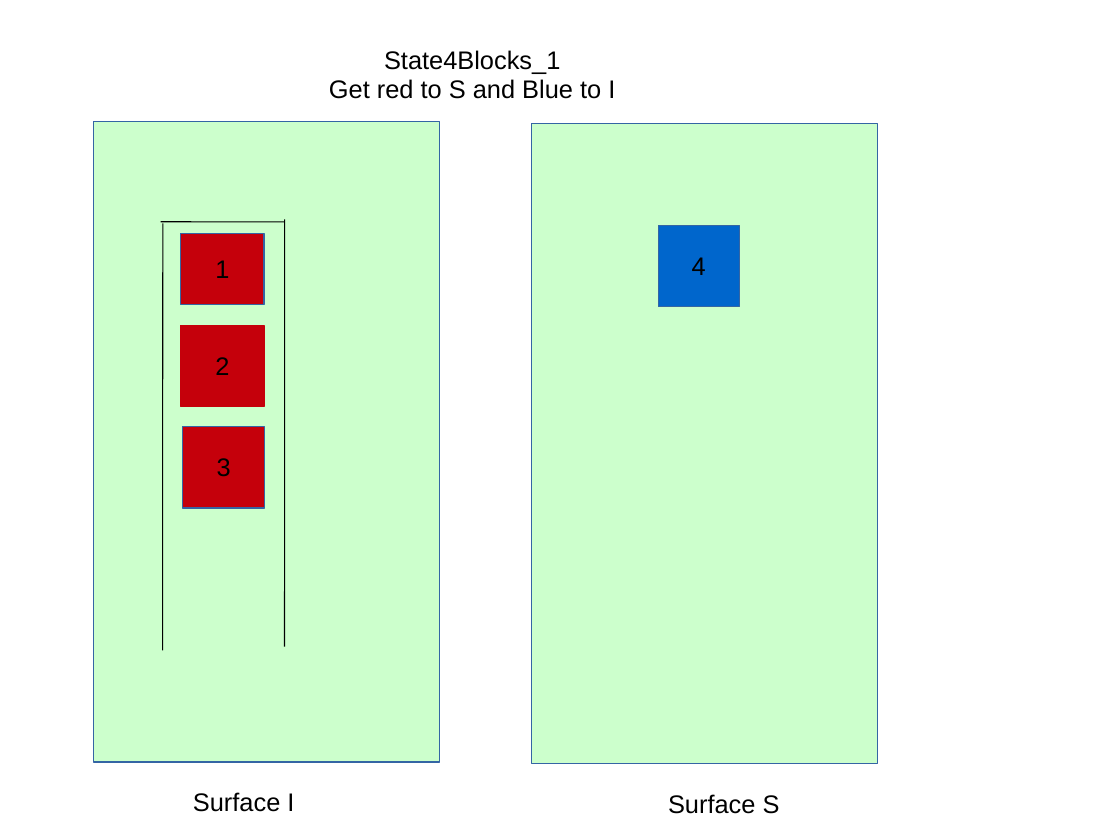
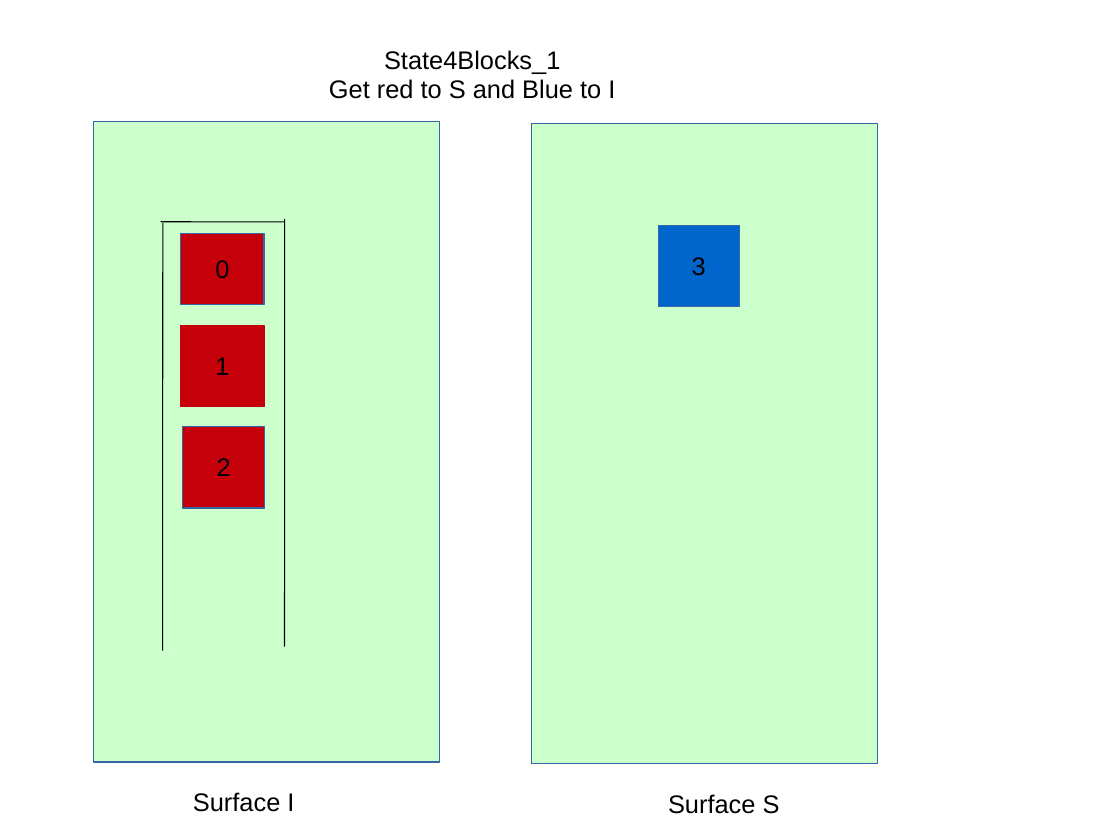
Before and after one commit to bhomberg/6834-task-motion-planner, a slide deck: slide 5 of states/statesDrawings.ppt. Drawn at 1120x840 pixels with LibreOffice and Linux fonts; fonts in the diff are those of the drawing. Boxes give left, top, right and bottom in pixels: in the first picture for what was removed or moved away, otherwise in the second. Text is boxed around its words. In the diff, an @@ line names an element or a change of style, - is before the commit and + after.

```diff
--- a/states/statesDrawings.ppt
+++ b/states/statesDrawings.ppt
@@ rectangle added at <box>181,234,264,305</box>, fill #C5000B, outline #3465A4 0.74 pt, 18 pt, text #000000 @@
+0
@@ text in rectangle at <box>692,257,706,276</box>: text changed @@
-4
+3
@@ rectangle "1": place and size @@
-rectangle "1" at <box>181,234,264,305</box>
+rectangle "1" at <box>181,325,264,407</box>
@@ rectangle "1" at <box>181,325,264,407</box>: outline #3465A4 0.74 pt to #C5000B 0.74 pt @@
@@ rectangle "2": place and size @@
-rectangle "2" at <box>181,325,264,407</box>
+rectangle "2" at <box>183,427,264,508</box>
@@ rectangle "2" at <box>183,427,264,508</box>: outline #C5000B 0.74 pt to #3465A4 0.74 pt @@
@@ rectangle removed at <box>183,427,264,508</box> @@
-3
```
Also in this commit, not shown: 7 other slides changed, 10 other files.
